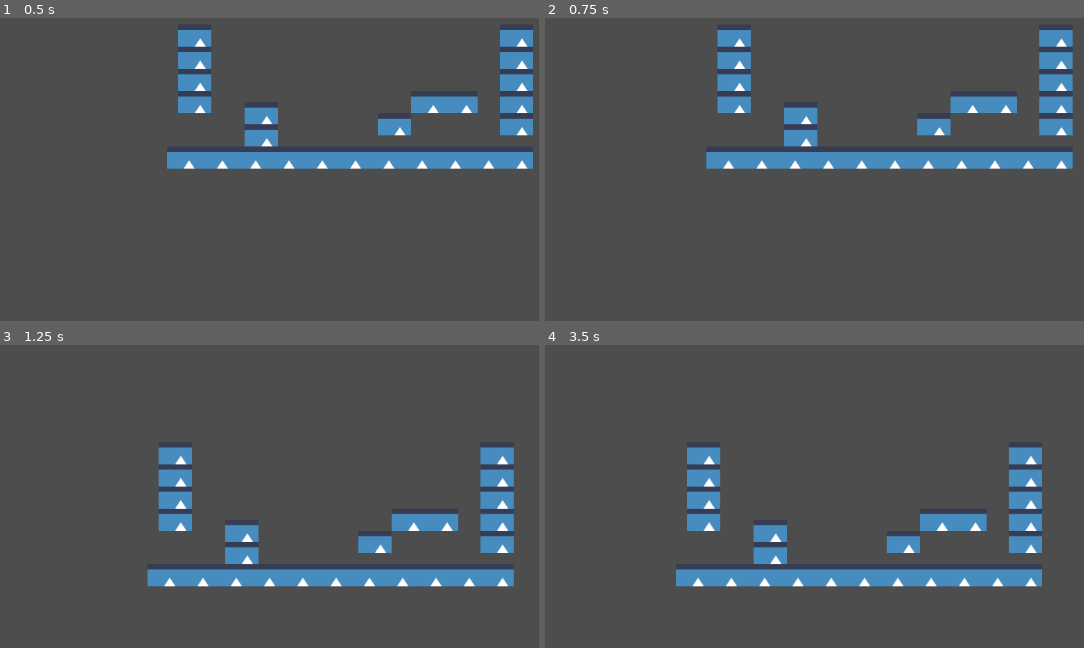
Above: before the commit, frames 1-4 (two rows, left to right).
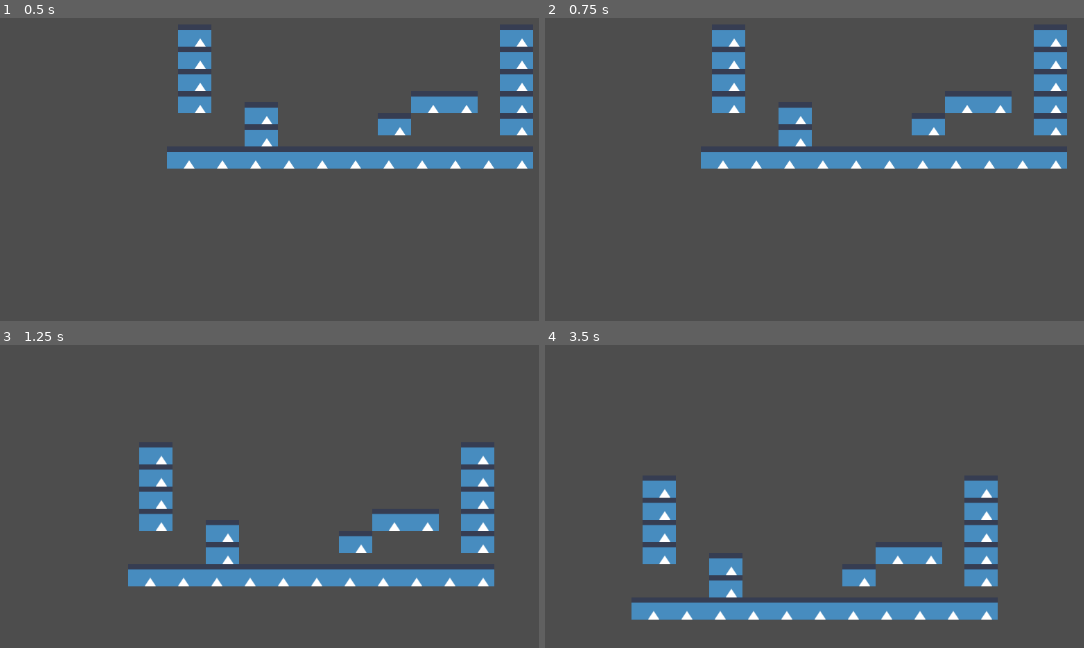
Above: after the commit, the same moments.

Repository: Zicr0n/garb
Game: Godot game, scene res://test1/scene.tscn
Same seed, same stepped clock (60 frames per second), same inputs: the game is played once before the commit and once after it. The engine's default icon, where the game draws it, is replaced by a stand-in: a white triangle on a blue panel in a dark square.
Inputs:
- Up to frame 1 (0.5 s): no input
- Up to frame 2 (0.75 s): hold D (move_right) from 0.53 s (still down)
- Up to frame 3 (1.25 s): keep holding D (move_right); tap Space (jump) at 0.77 s
- Up to frame 4 (3.5 s): tap Space (jump) at 1.52, 3.02 s; release D (move_right) at 2.03 s; hold A (move_left) 2.03-2.78 s; hold D (move_right) from 2.78 s (still down)

Frame 1 is identical in both runs. In frame 2, 3.1% of the frame differs, in the area x 28-98%, y 3-50%; in frame 3, 7.3%; in frame 4, 16%, in the area x 15-93%, y 33-91%.

Commit message:
inför state machine

Diff:
--- a/test1/test_player_1.gd
+++ b/test1/test_player_1.gd
@@ -1,6 +1,6 @@
 extends CharacterBody2D
 
-@export var maxRunSpeed : int = 40
+@export var maxRunSpeed : int = 80
 @export var runAcceleration : int = 1
 @export var jumpPower : int = -500
 var canJump : bool = false
